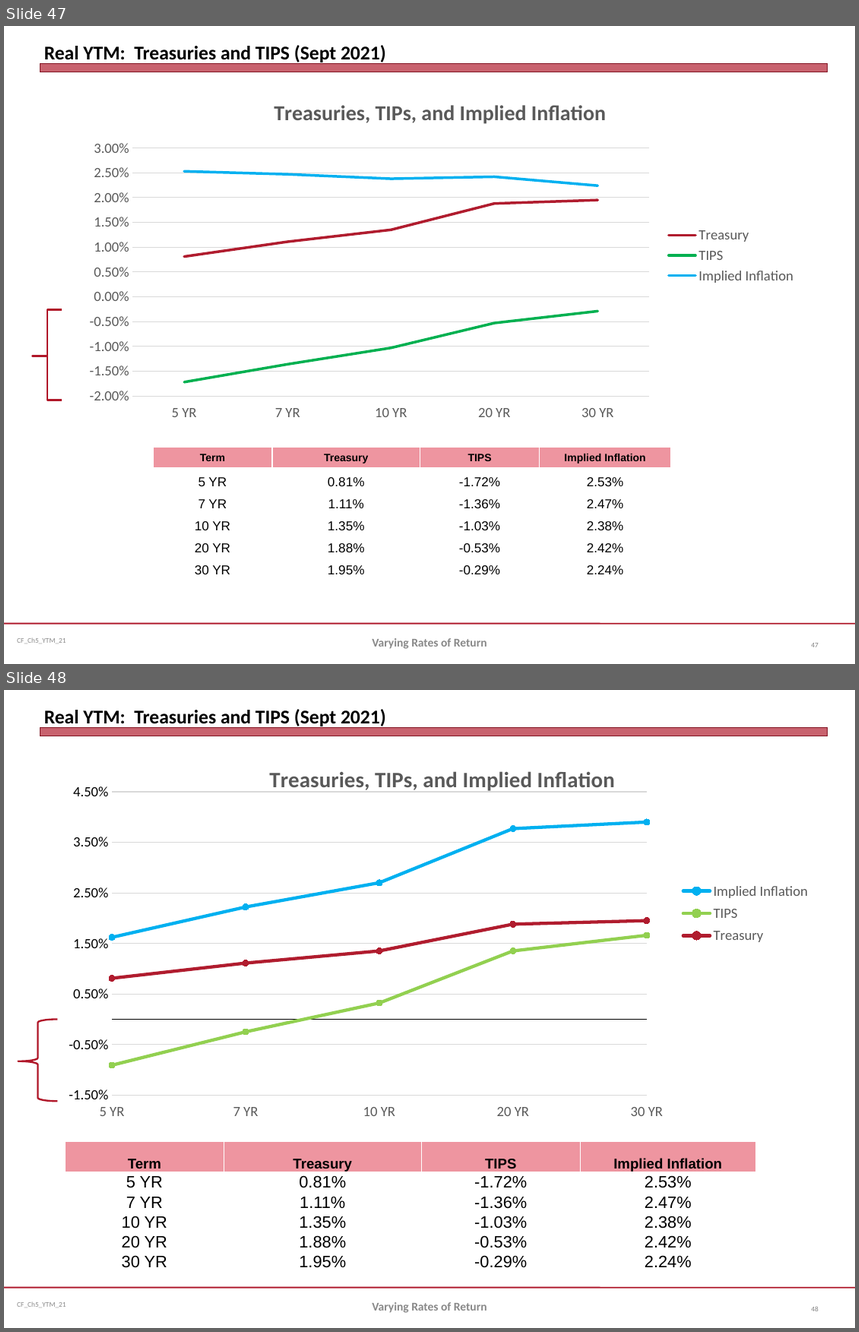
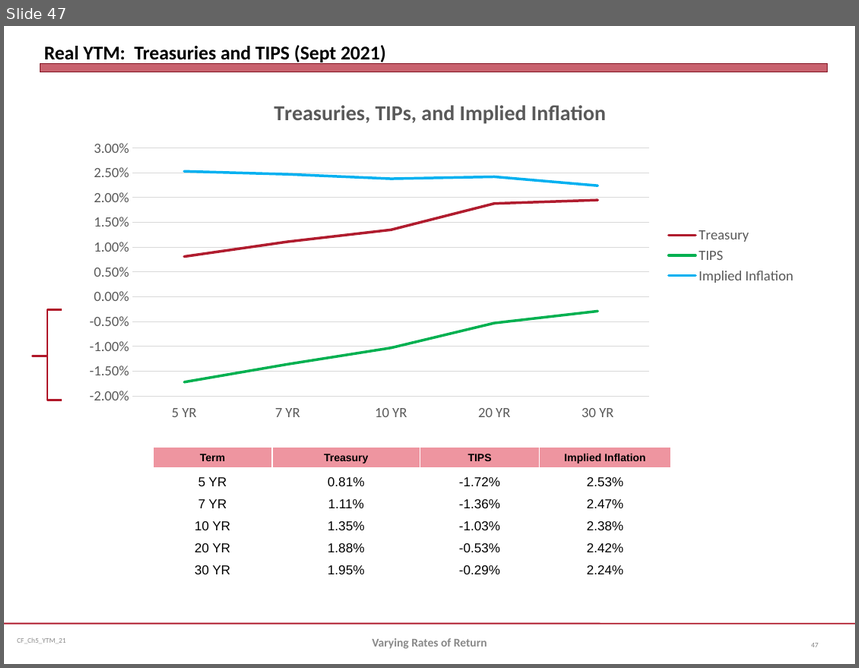
Before and after one commit to jmc877/Corporate-Finance, a slide deck: slides/CF_Ch5_YTM_21.pptx. Shown one above the other, each under a label of ours: slides 47 and 48 before the commit, slide 47 after it. The pictures are 859x1332 and 859x668 pixels, drawn with LibreOffice and Linux fonts; fonts in the diff are those of the drawing. Boxes give left, top, right and bottom in pixels: in the first picture for what was removed or moved away, otherwise in the second. Text is boxed around its words. In the diff, an @@ line names an element or a change of style, - is before the commit and + after.

```diff
--- a/slides/CF_Ch5_YTM_21.pptx
+++ b/slides/CF_Ch5_YTM_21.pptx
@@ slide 48 removed at [4, 690, 855, 1328], background #FFFFFF; not listed: 3 template elements that a slide beside it also shows @@
@@ title removed at [44, 709, 386, 728] @@
-Real YTM: Treasuries and TIPS (Sept 2021)
@@ line stacked chart removed at [58, 761, 824, 1129] @@
-title "Treasuries, TIPs, and Implied Inflation "
-categories: 5 YR, 7 YR, 10 YR, 20 YR, 30 YR
-Treasury: 0.008, 0.011, 0.013, 0.019, 0.019
-TIPS: -0.017, -0.014, -0.01, -0.005, -0.003
-Implied Inflation: 0.025, 0.025, 0.024, 0.024, 0.022
@@ left brace removed at [18, 1019, 58, 1101] @@
@@ table removed at [66, 1142, 756, 1277], 6 rows, 4 columns @@
-Term | Treasury | TIPS | Implied Inflation
-5 YR | 0.81% | -1.72% | 2.53%
-7 YR | 1.11% | -1.36% | 2.47%
-10 YR | 1.35% | -1.03% | 2.38%
-20 YR | 1.88% | -0.53% | 2.42%
-30 YR | 1.95% | -0.29% | 2.24%
@@ text removed at [372, 1303, 487, 1313] @@
-Varying Rates of Return
@@ page number removed at [811, 1307, 818, 1312] @@
-48
```
Also in this commit, not shown: 3 other files.
